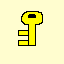
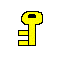
Two versions of the same layered image (64×64). Layer-by-layer changes:
painted on "Layer 1" over (x1=18, y1=11, x2=43, y2=46)
hid "Background" over (x1=0, y1=0, x2=64, y2=64)
